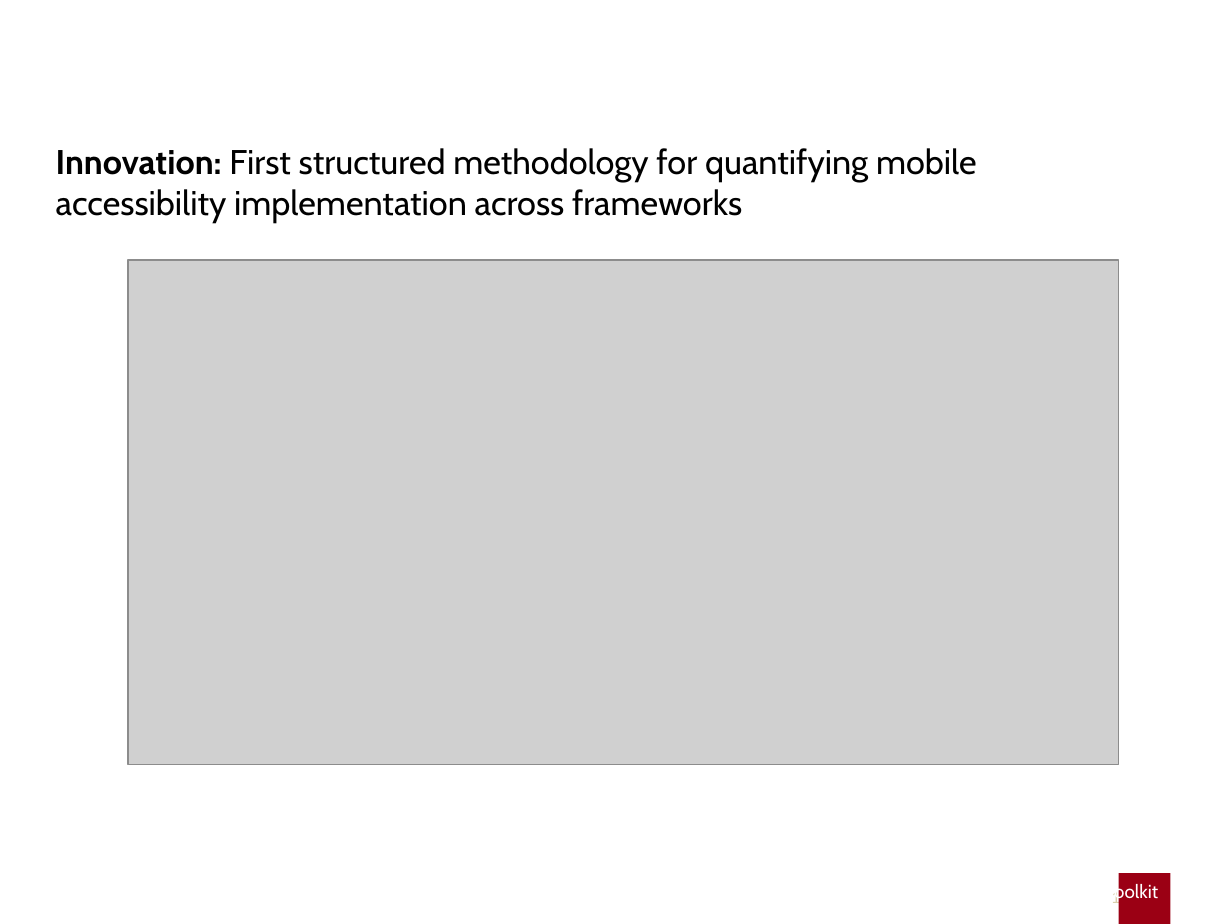
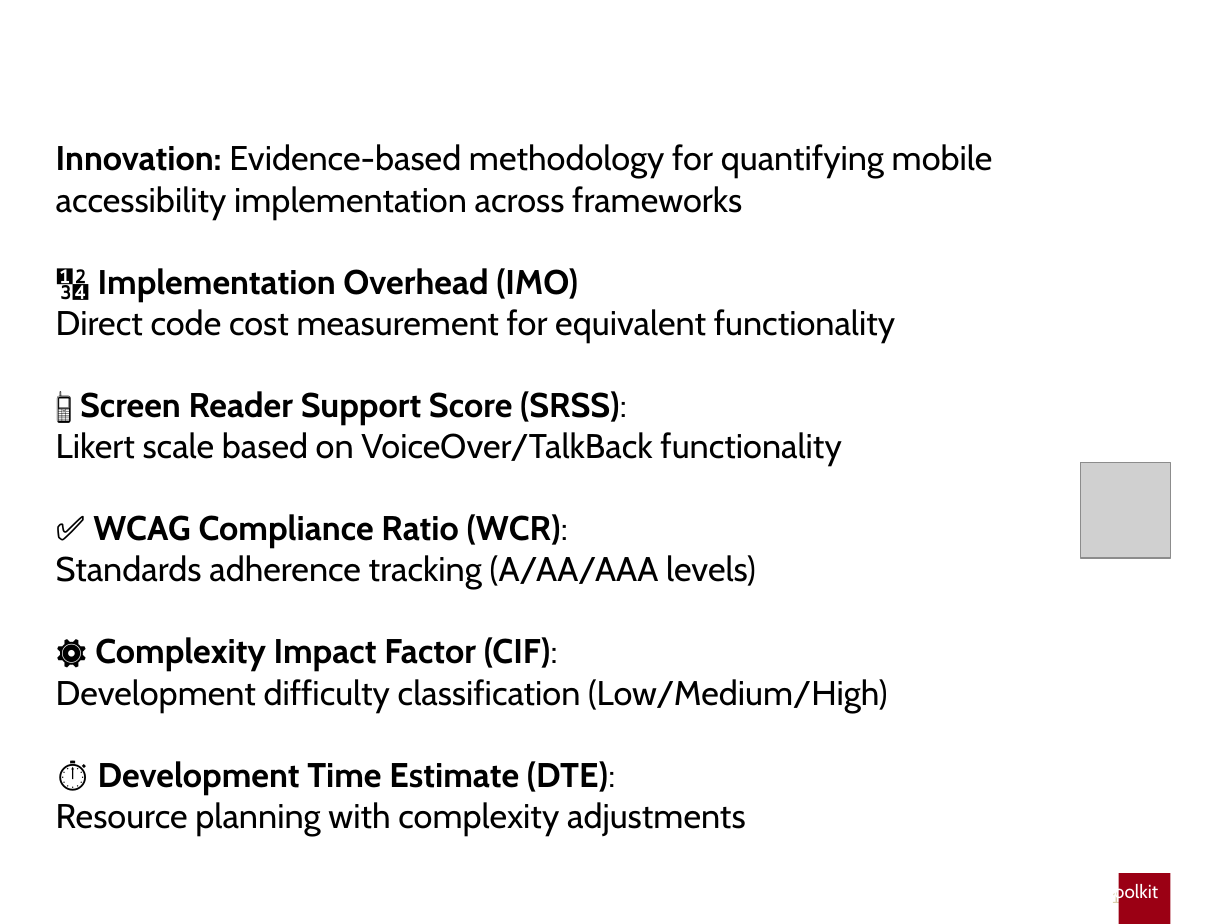
Before and after one commit to gabrielrovesti/Master-Thesis-UniPD, a slide deck: slide 12 of Thesis Presentation/Presentation Gabriel Rovesti.pptx (slide 13 before the commit). Drawn at 1232x924 pixels with LibreOffice and Linux fonts; fonts in the diff are those of the drawing; grey boxes stand for pictures; background and template pictures are left out. Boxes give left, top, right and bottom in pixels: in the first picture for what was removed or moved away, otherwise in the second. Text is boxed around its words. In the diff, an @@ line names an element or a change of style, - is before the commit and + after.

```diff
--- a/Thesis Presentation/Presentation Gabriel Rovesti.pptx
+++ b/Thesis Presentation/Presentation Gabriel Rovesti.pptx
@@ text at (56, 144, 993, 836): text changed @@
-Innovation: First structured methodology for quantifying mobile accessibility implementation across frameworks
+Innovation: Evidence-based methodology for quantifying mobile accessibility implementation across frameworks
+🔢 Implementation Overhead (IMO)
+Direct code cost measurement for equivalent functionality
+📱 Screen Reader Support Score (SRSS):
+Likert scale based on VoiceOver/TalkBack functionality
+✅ WCAG Compliance Ratio (WCR):
+Standards adherence tracking (A/AA/AAA levels)
+⚙️ Complexity Impact Factor (CIF):
+Development difficulty classification (Low/Medium/High)
+⏱️ Development Time Estimate (DTE):
+Resource planning with complexity adjustments
@@ picture removed at (128, 260, 1119, 764) @@
@@ picture added at (1080, 462, 1170, 558) @@
```
Also in this commit, not shown: 7 other slides changed, 1 slide removed, 6 other files.
